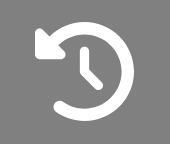
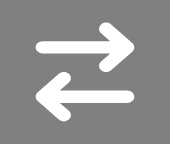
Layer changes from the first 170 × 144 image to the second:
pixels changed over [35, 22, 135, 122] (layer not identified)
